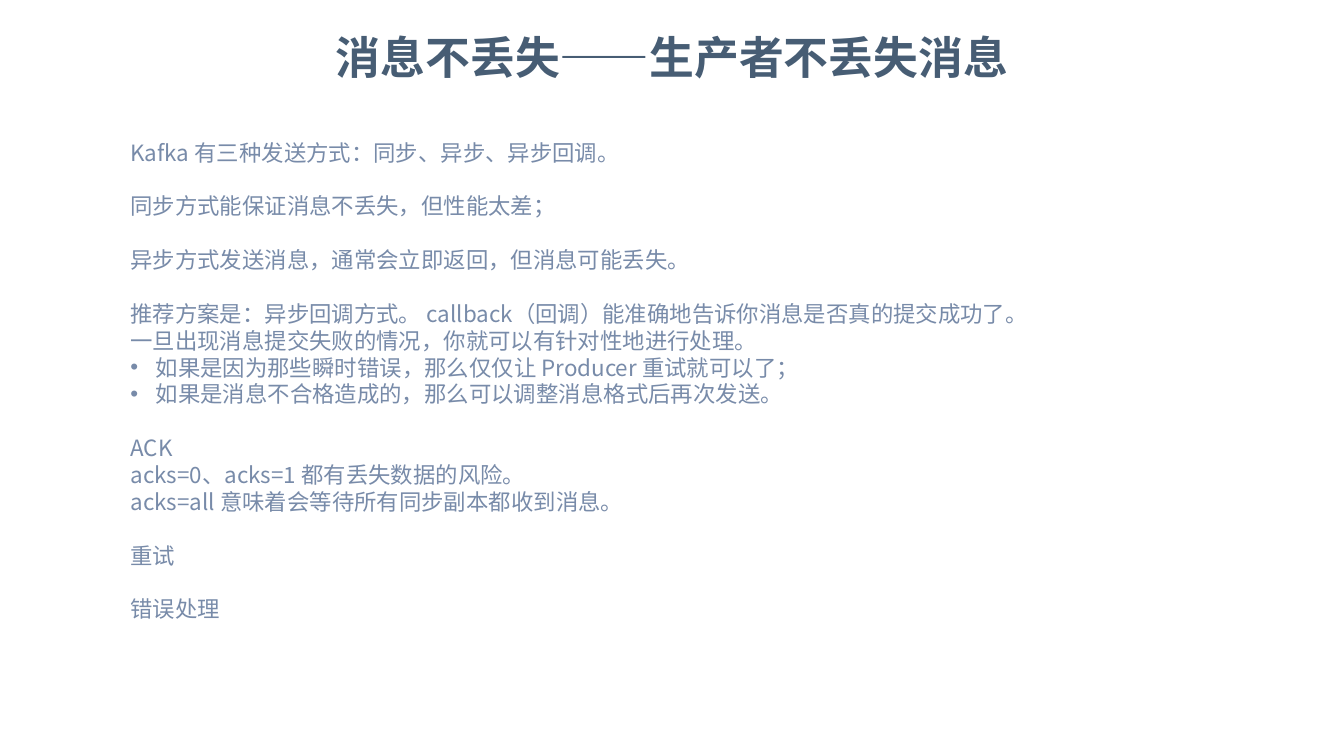
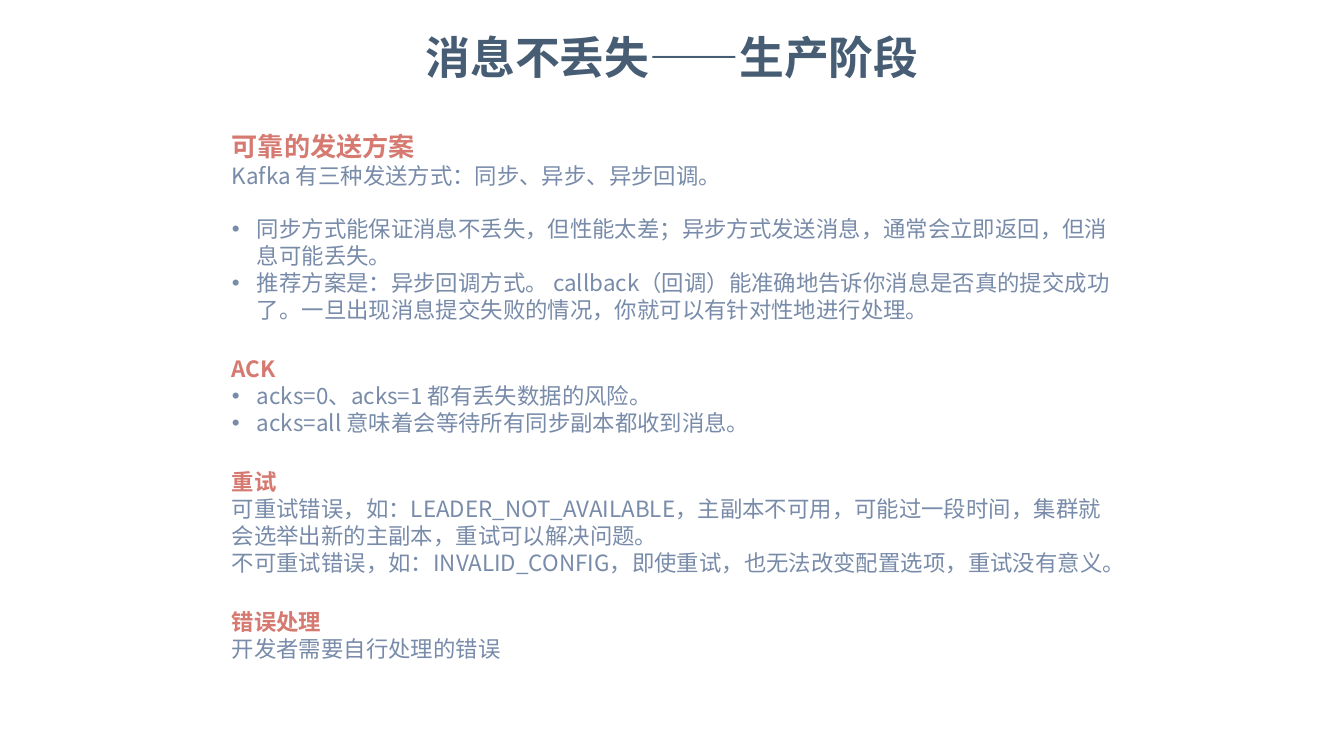
Before and after one commit to dunwu/bigdata-tutorial, a slide deck: slide 26 of assets/kafka/kafka.pptx. Drawn at 1344x756 pixels with LibreOffice and Linux fonts; fonts in the diff are those of the drawing; background and template pictures are left out. Boxes give left, top, right and bottom in pixels: in the first picture for what was removed or moved away, otherwise in the second. Text is boxed around its words. In the diff, an @@ line names an element or a change of style, - is before the commit and + after.

Commit message:
docs: Kafka 文档更新

```diff
--- a/assets/kafka/kafka.pptx
+++ b/assets/kafka/kafka.pptx
@@ text at (x1=426, y1=35, x2=919, y2=79): text changed @@
-消息不丢失——生产者不丢失消息
+消息不丢失——生产阶段
@@ text "可靠的发送方案" moved from (x1=130, y1=142, x2=1028, y2=619) to (x1=232, y1=133, x2=1125, y2=659) @@
@@ text at (x1=232, y1=133, x2=415, y2=159): paragraph added @@
+可靠的发送方案
@@ text at (x1=257, y1=218, x2=1107, y2=266): text changed @@
-同步方式能保证消息不丢失，但性能太差；
-异步方式发送消息，通常会立即返回，但消息可能丢失。
+• 同步方式能保证消息不丢失，但性能太差；异步方式发送消息，通常会立即返回，但消息可能丢失。
@@ text at (x1=232, y1=272, x2=1109, y2=632): text colour #788BA9 to #D67A71, bold on in "ACK", "重试", "错误处理"; bullet none to •; line spacing 1 to 1.2 @@
@@ text at (x1=156, y1=357, x2=799, y2=404): paragraphs removed @@
-• 如果是因为那些瞬时错误，那么仅仅让 Producer 重试就可以了；
-• 如果是消息不合格造成的，那么可以调整消息格式后再次发送。
@@ text at (x1=232, y1=498, x2=1125, y2=574): paragraphs added @@
+可重试错误，如：LEADER_NOT_AVAILABLE，主副本不可用，可能过一段时间，集群就会选举出新的主副本，重试可以解决问题。
+不可重试错误，如：INVALID_CONFIG，即使重试，也无法改变配置选项，重试没有意义。
@@ text at (x1=232, y1=638, x2=501, y2=659): paragraph added @@
+开发者需要自行处理的错误
```
Also in this commit, not shown: 6 other slides changed, 2 slides added, 2 other files.
